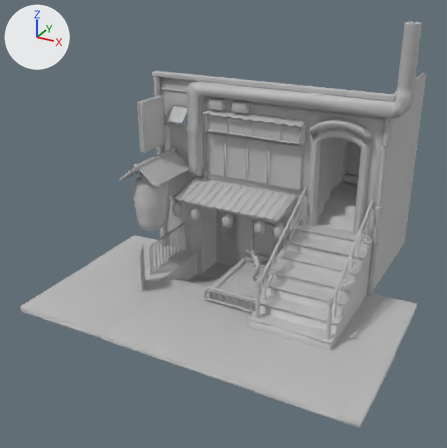
The FBX model Assets/Assets/3D/buildings/izakaya_building/f1&f2/izakaya.fbx: old version first, new version second.
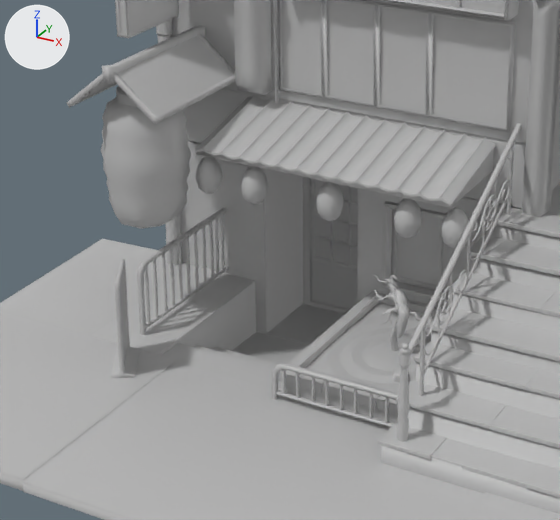
Each version is shown whole from a 50 mm camera at (5.26, -11.77, 6.89) aimed at (-0.66, -1.0, 1.5), then close up on the part from 21% to 72% of the width and 31% to 78% of the height. Arrows for +X, +Y and +Z are at upper left; the lights stay in place. Where no turn or scale is listed for an object, it has been applied to the vertices.

The first close-up shows 'B2f2_wall_left', 'Bstair_buttom_low', 'caterpillar_buttom_low', 'iza_big_sign_low', 'izakaya_outroof_low', 'izakaya_stair', 'izakaya_wall_lower_low', 'izakayaf1_roof_low', 'izaroad_bricks2_low', 'izaroad_bricks3_low', 'izaroad_bricks4_low', 'lantern_large_low', 'lantern_small1_low', 'lantern_small1_low1', 'lantern_small2_low', 'lantern_small2_low1', 'lantern_small3_low'.
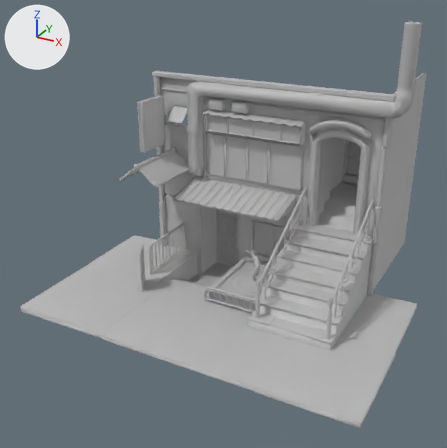
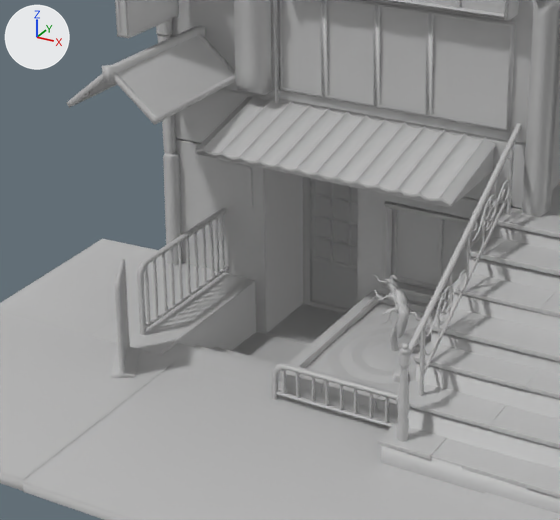
What differs and where, as boxes (x1, y1, x2, y2) in the close-ups (560 x 520 px):
'lantern_large_low', moved (not visible afterwards): before (101, 86, 191, 229)
'lantern_small1_low', moved (not visible afterwards): before (394, 198, 421, 238)
'lantern_small2_low1', moved (not visible afterwards): before (317, 182, 343, 221)
'lantern_small1_low1', moved (not visible afterwards): before (241, 166, 268, 204)
'lantern_small3_low', moved (not visible afterwards): before (442, 202, 469, 249)
'lantern_small2_low', moved (not visible afterwards): before (196, 156, 222, 194)
'B2f1_edge1_low', unchanged, uncovered by the edit: before (165, 213, 182, 265); after (163, 152, 182, 265)

Patch to the scene script:
```diff
--- a/Assets/Assets/3D/buildings/izakaya_building/f1&f2/izakaya.fbx.py
+++ b/Assets/Assets/3D/buildings/izakaya_building/f1&f2/izakaya.fbx.py
@@ me_mesh_056 @@
 me_mesh_056.from_pydata(...)  # 89 vertices, 88 faces; spans x -0.127..0.127, y -0.127..0.127, z -0.185..0.296
 # used by ob_lantern_small3_low; location = (0.554, -0.774, 1.503)
+# me_mesh_056 part 3: the whole mesh is moved by (0.0, 0.0, -0.293)
 me_mesh_056.materials.append(mat_izakaya_roof_door4)
@@ me_mesh_057 @@
 me_mesh_057.from_pydata(...)  # 89 vertices, 88 faces; spans x -0.126..0.126, y -0.126..0.126, z -0.185..0.296
 # used by ob_lantern_small1_low1; location = (-1.476, -0.774, 1.503)
+# me_mesh_057 part 4: the whole mesh is moved by (0.0, 0.0, -0.297)
 me_mesh_057.materials.append(mat_izakaya_roof_door4)
@@ me_mesh_048 @@
 me_mesh_048.from_pydata(...)  # 154 vertices, 160 faces; spans x -0.399..0.399, y -0.398..0.398, z -0.344..1.017
 # used by ob_lantern_large_low; location = (-2.492, -1.044, 1.385)
+# me_mesh_048 part 2: the whole mesh is moved by (0.0, 0.0, -1.027)
 me_mesh_048.materials.append(mat_izkaya_frontdoor_aisle4)
@@ me_mesh_054 @@
 me_mesh_054.from_pydata(...)  # 89 vertices, 88 faces; spans x -0.126..0.126, y -0.126..0.126, z -0.185..0.296
 # used by ob_lantern_small1_low; location = (0.095, -0.774, 1.503)
+# me_mesh_054 part 1: the whole mesh is moved by (0.0, 0.0, -0.297)
 me_mesh_054.materials.append(mat_izakaya_roof_door4)
@@ me_mesh_058 @@
 me_mesh_058.from_pydata(...)  # 89 vertices, 88 faces; spans x -0.126..0.126, y -0.126..0.126, z -0.185..0.296
 # used by ob_lantern_small2_low1; location = (-0.682, -0.774, 1.503)
+# me_mesh_058 part 5: the whole mesh is moved by (0.0, 0.0, -0.292)
 me_mesh_058.materials.append(mat_izakaya_roof_door4)
@@ ob_lantern_small3_low @@
 ob_lantern_small3_low = bpy.data.objects.new('lantern_small3_low', me_mesh_056)
-ob_lantern_small3_low.location = (0.554, -0.774, 1.503)
+ob_lantern_small3_low.location = (0.0, 0.0, 0.0)
@@ ob_lantern_small1_low1 @@
 ob_lantern_small1_low1 = bpy.data.objects.new('lantern_small1_low1', me_mesh_057)
-ob_lantern_small1_low1.location = (-1.476, -0.774, 1.503)
+ob_lantern_small1_low1.location = (0.0, 0.0, 0.0)
@@ ob_lantern_large_low @@
 ob_lantern_large_low = bpy.data.objects.new('lantern_large_low', me_mesh_048)
-ob_lantern_large_low.location = (-2.492, -1.044, 1.385)
+ob_lantern_large_low.location = (0.0, -0.014, -0.181)
@@ ob_lantern_small1_low @@
 ob_lantern_small1_low = bpy.data.objects.new('lantern_small1_low', me_mesh_054)
-ob_lantern_small1_low.location = (0.095, -0.774, 1.503)
+ob_lantern_small1_low.location = (0.0, 0.0, 0.0)
@@ ob_lantern_small2_low @@
 ob_lantern_small2_low = bpy.data.objects.new('lantern_small2_low', me_mesh_055)
-ob_lantern_small2_low.location = (-1.973, -0.774, 1.503)
+ob_lantern_small2_low.location = (0.0, 0.0, 0.0)
@@ ob_lantern_small2_low1 @@
 ob_lantern_small2_low1 = bpy.data.objects.new('lantern_small2_low1', me_mesh_058)
-ob_lantern_small2_low1.location = (-0.682, -0.774, 1.503)
+ob_lantern_small2_low1.location = (0.0, 0.0, 0.0)
```
